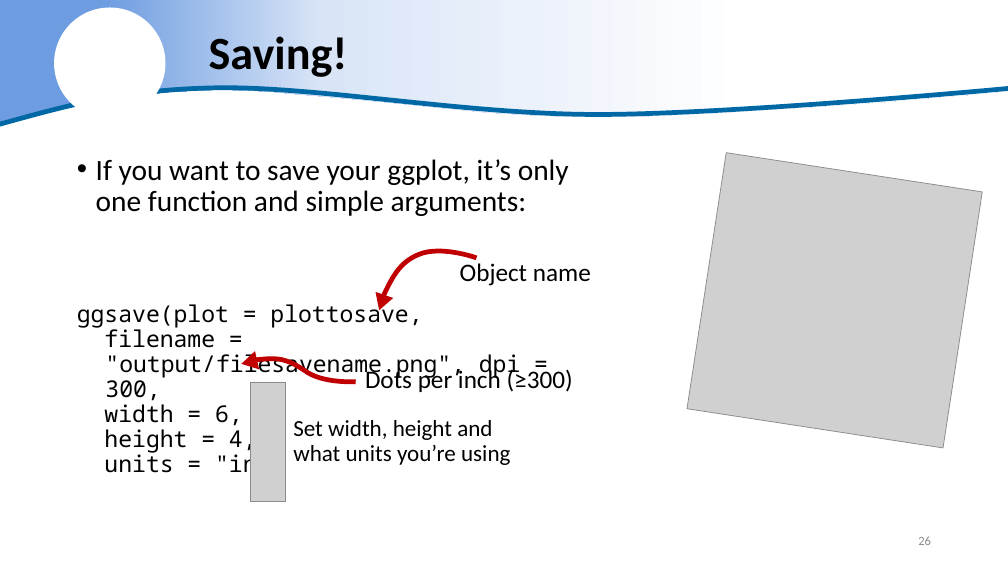
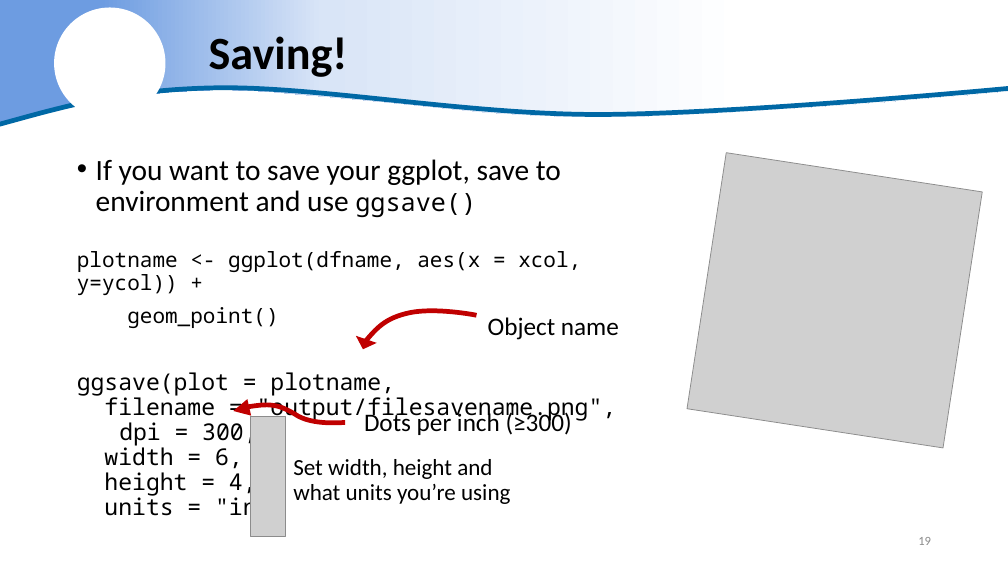
Before and after one commit to justinpriest/ADFG_R_Intro_Workshop, a slide deck: slide 19 of presentations/7 - Amazing Charts & How to Make Them.pptx (slide 26 before the commit). Drawn at 1008x567 pixels with LibreOffice and Linux fonts; fonts in the diff are those of the drawing; grey boxes stand for pictures; background and template pictures are left out. Boxes give left, top, right and bottom in pixels: in the first picture for what was removed or moved away, otherwise in the second. Text is boxed around its words. In the diff, an @@ line names an element or a change of style, - is before the commit and + after.

Commit message:
updating ggplot presentation to incorporate improvements from last course

```diff
--- a/presentations/7 - Amazing Charts & How to Make Them.pptx
+++ b/presentations/7 - Amazing Charts & How to Make Them.pptx
@@ text at (77, 159, 581, 396): text changed; size 28 to 20 pt; font Calibri to Noto Sans Mono @@
-• If you want to save your ggplot, it’s only one function and simple arguments:
-ggsave(plot = plottosave,
+• If you want to save your ggplot, save to environment and use ggsave()
+plotname <- ggplot(dfname, aes(x = xcol, y=ycol)) +
+geom_point()
+ggsave(plot = plotname,
@@ freeform shape: place and size @@
-freeform shape at (381, 251, 477, 301)
+freeform shape at (364, 311, 477, 343)
@@ text "Object name": place and size @@
-text "Object name" at (460, 263, 591, 286)
+text "Object name" at (488, 317, 619, 340)
@@ triangle: place and size @@
-triangle at (371, 292, 394, 313)
+triangle at (353, 336, 377, 353)
@@ freeform shape: place and size @@
-freeform shape at (251, 320, 356, 423)
+freeform shape at (243, 366, 346, 464)
@@ triangle: place and size @@
-triangle at (239, 351, 259, 373)
+triangle at (231, 399, 251, 419)
@@ picture: place and size @@
-picture at (251, 382, 286, 501)
+picture at (251, 417, 286, 536)
@@ text "Dots per inch (≥300)": place and size @@
-text "Dots per inch (≥300)" at (365, 367, 573, 392)
+text "Dots per inch (≥300)" at (364, 411, 572, 435)
@@ text "Set width, height and": place and size @@
-text "Set width, height and" at (293, 420, 510, 465)
+text "Set width, height and" at (293, 459, 510, 504)
@@ page number at (918, 537, 931, 545): text changed @@
-26
+19
```
Also in this commit, not shown: 4 other slides changed, 3 slides added.
